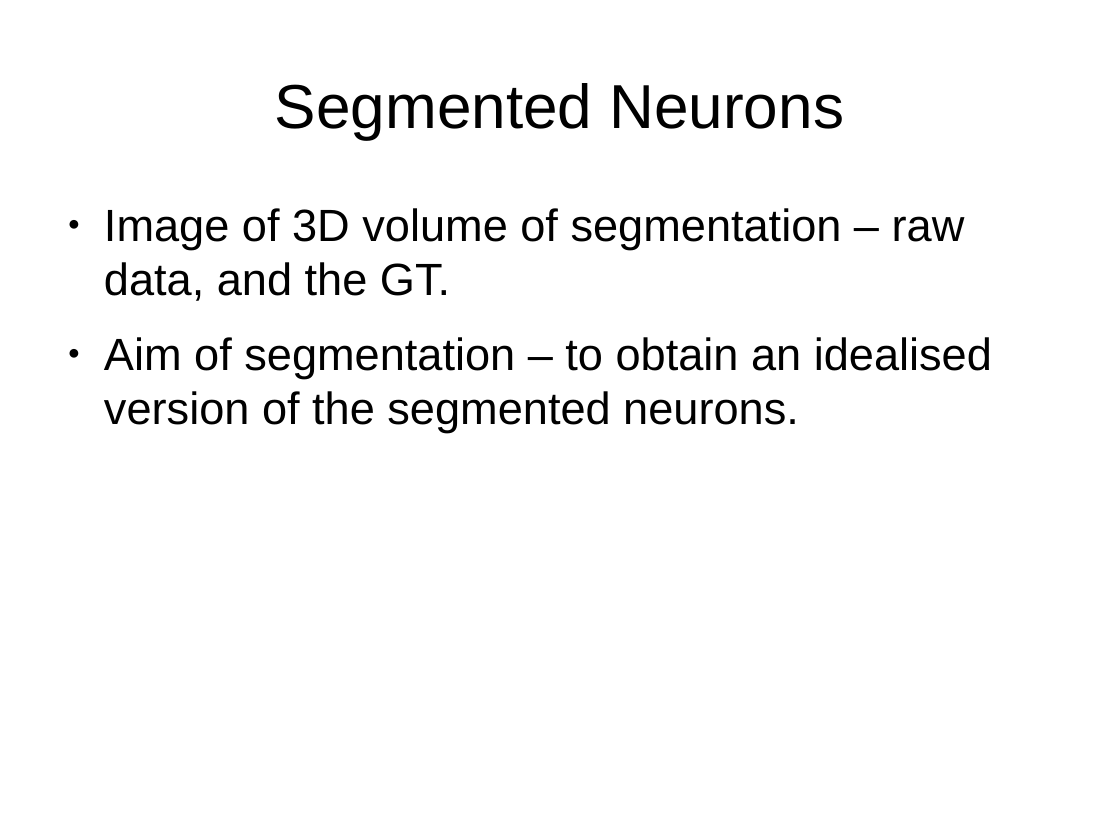
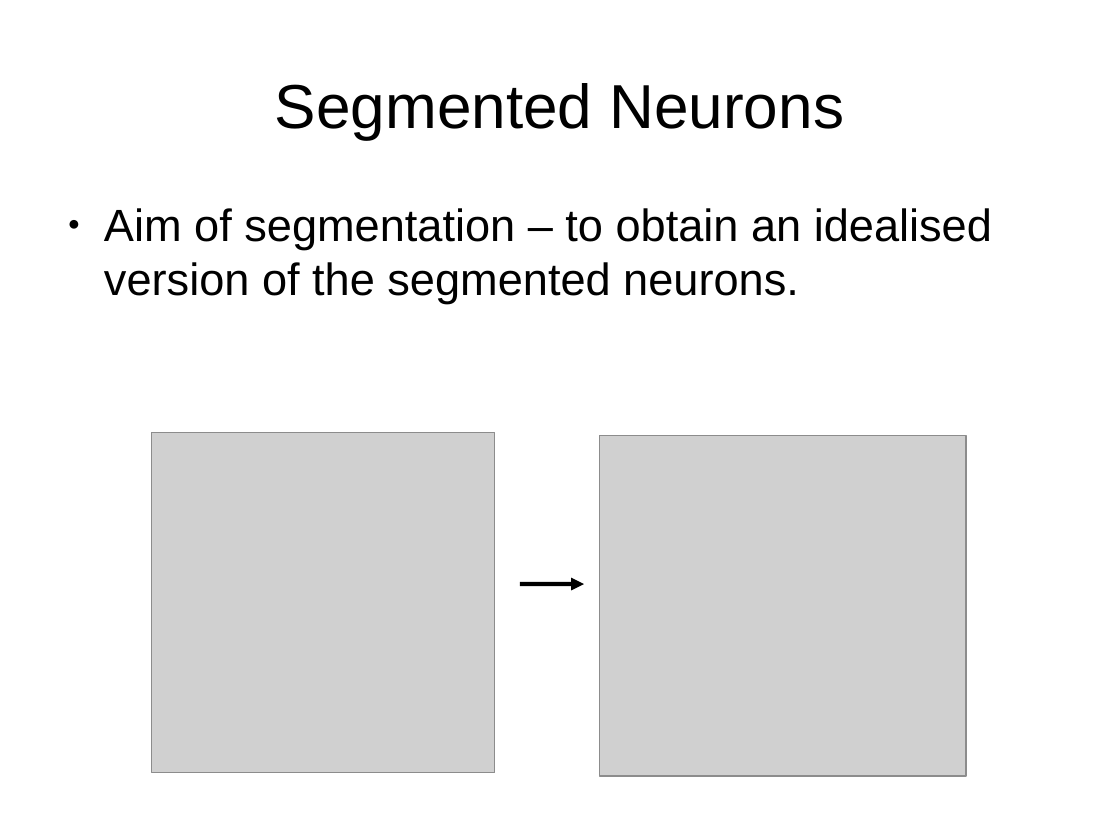
Before and after one commit to JohnnyTeutonic/view_all, a slide deck: slide 3 of Segmentation_Presentation.odp. Drawn at 1120x840 pixels with LibreOffice and Linux fonts; fonts in the diff are those of the drawing; grey boxes stand for pictures. Boxes give left, top, right and bottom in pixels: in the first picture for what was removed or moved away, otherwise in the second. Text is boxed around its words. In the diff, an @@ line names an element or a change of style, - is before the commit and + after.

```diff
--- a/Segmentation_Presentation.odp
+++ b/Segmentation_Presentation.odp
@@ text at [104,208,965,301]: paragraph removed @@
-● Image of 3D volume of segmentation – raw data, and the GT.
@@ picture added at [152,432,495,772] @@
@@ picture added at [601,435,967,775] @@
@@ arrow added from (520, 584) to (584, 584), #000000 3 pt @@
```
Also in this commit, not shown: 6 other slides changed, 4 slides added, 3 slides removed, 2 other files.
